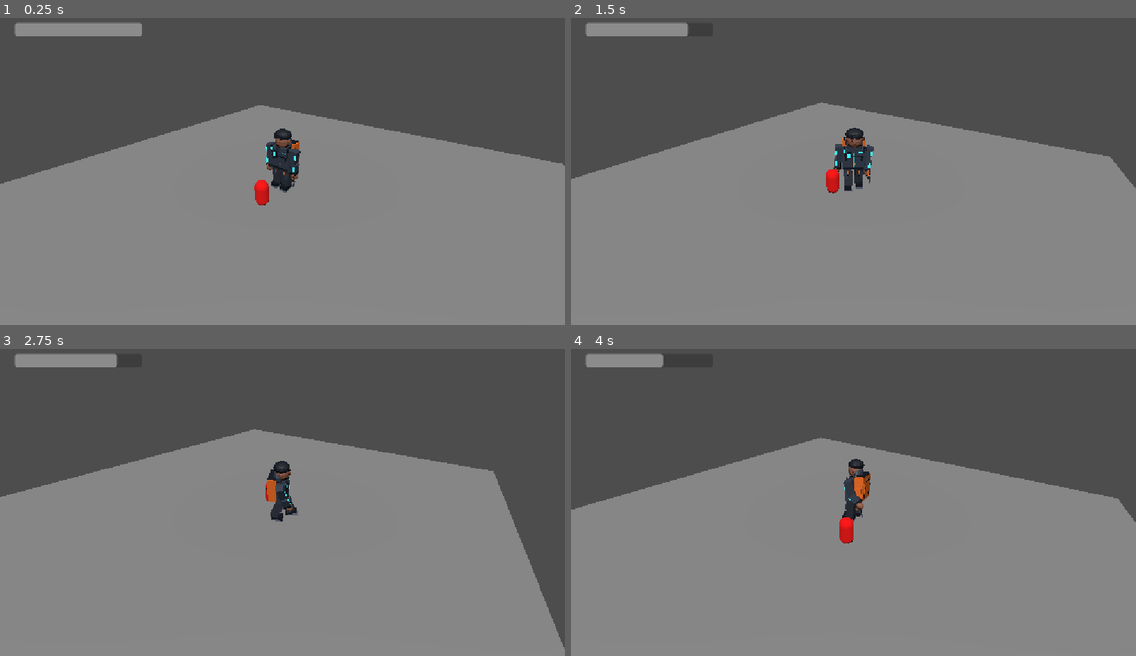
Above: before the commit, frames 1-4 (two rows, left to right).
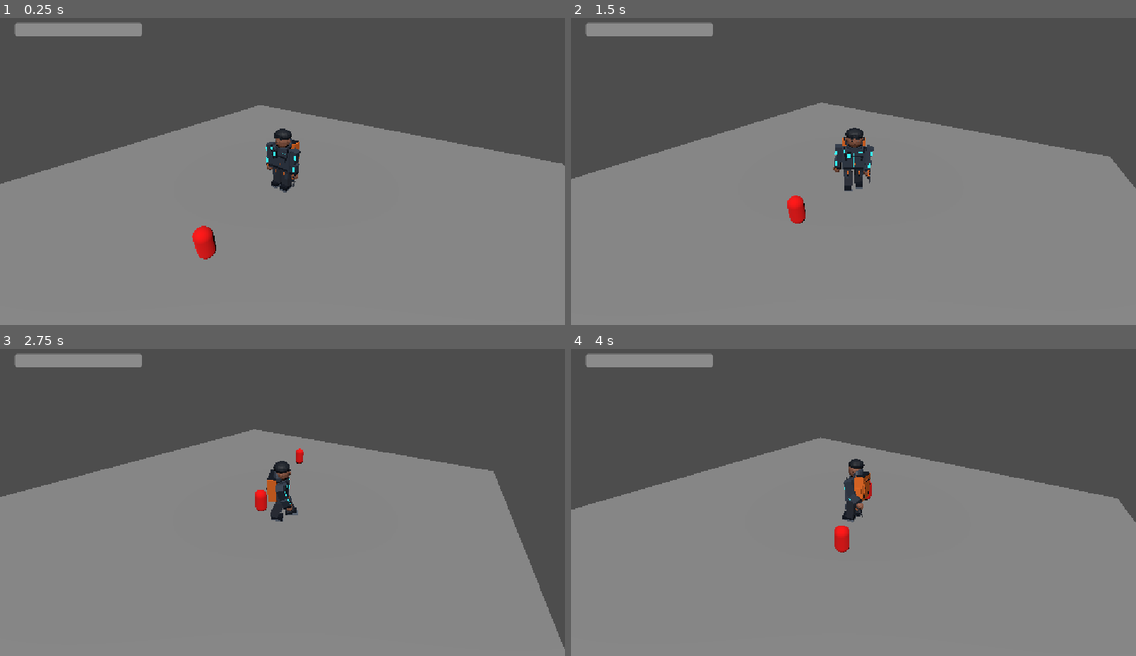
Above: after the commit, the same moments.

Repository: luismedinadl/la-ultima-ruta
Game: Godot game, scene res://scenes/test_level.tscn
The game is run twice, just before and just after one commit, with the same random seed, the same clock (stepped at 60 frames per second) and the same inputs.
Inputs:
- Up to frame 1 (0.25 s): no input
- Up to frame 2 (1.5 s): hold D (move_right) 0.53-1.28 s; tap Space (attack) at 0.6 s; hold S (move_back) from 1.28 s (still down); tap R at 1.35 s
- Up to frame 3 (2.75 s): release S (move_back) at 2.03 s; hold D (move_right) from 2.03 s (still down); tap Space (attack) at 2.1 s
- Up to frame 4 (4 s): release D (move_right) at 2.78 s; hold W (move_forward) 2.78-3.53 s; tap R at 2.85 s; hold A (move_left) from 3.53 s (still down); tap Space (attack) at 3.6 s

The runs differ from the first frame. In frame 1, 0.5% of the frame differs, in the area x 34-48%, y 52-79%; in frame 2, 0.6%; in frame 3, 0.4%; in frame 4, 0.7%, in the area x 16-54%, y 1-67%.

Commit message:
Añadir generador de enemigos

Diff:
--- /dev/null
+++ b/scenes/enemy_spawner.gd
@@ -0,0 +1,43 @@
+extends Node3D
+
+@export var enemy_scene: PackedScene = preload(
+	"res://scenes/enemies/enemy_dummy.tscn"
+)
+@export var max_enemies: int = 3
+@export var spawn_interval: float = 2.5
+@export var spawn_radius: float = 8.0
+
+var spawn_timer := 0.0
+
+
+func _ready() -> void:
+	randomize()
+	spawn_enemy()
+	spawn_timer = spawn_interval
+
+
+func _process(delta: float) -> void:
+	spawn_timer -= delta
+
+	if spawn_timer <= 0.0 and get_child_count() < max_enemies:
+		spawn_enemy()
+		spawn_timer = spawn_interval
+
+
+func spawn_enemy() -> void:
+	var enemy := enemy_scene.instantiate() as CharacterBody3D
+
+	var direction := Vector3(
+		randf_range(-1.0, 1.0),
+		0.0,
+		randf_range(-1.0, 1.0)
+	)
+
+	if direction.length_squared() < 0.01:
+		direction = Vector3.FORWARD
+
+	direction = direction.normalized()
+	enemy.position = direction * spawn_radius
+	enemy.position.y = 1.0
+
+	add_child(enemy)
--- a/scenes/test_level.tscn
+++ b/scenes/test_level.tscn
@@ -2,7 +2,7 @@
 
 [ext_resource type="PackedScene" uid="uid://cg5bbw37ru2in" path="res://scenes/characters/nico_player.tscn" id="1_2venv"]
 [ext_resource type="Script" uid="uid://ce1cl1qbvxcpu" path="res://scenes/test_level.gd" id="1_paw1w"]
-[ext_resource type="PackedScene" uid="uid://dm0swyc52nirt" path="res://scenes/enemies/enemy_dummy.tscn" id="3_j6w7d"]
+[ext_resource type="Script" uid="uid://dndyatylcghsy" path="res://scenes/enemy_spawner.gd" id="4_x4b8f"]
 
 [sub_resource type="BoxShape3D" id="BoxShape3D_6pp72"]
 size = Vector3(40, 0.5, 40)
@@ -53,5 +53,5 @@
 Presiona R para reiniciar"
 horizontal_alignment = 1
 
-[node name="EnemyDummy" parent="." unique_id=987585105 instance=ExtResource("3_j6w7d")]
-transform = Transform3D(1, 0, 0, 0, 1, 0, 0, 0, 1, 0, 1, 3)
+[node name="EnemySpawner" type="Node3D" parent="." unique_id=1814915950]
+script = ExtResource("4_x4b8f")
